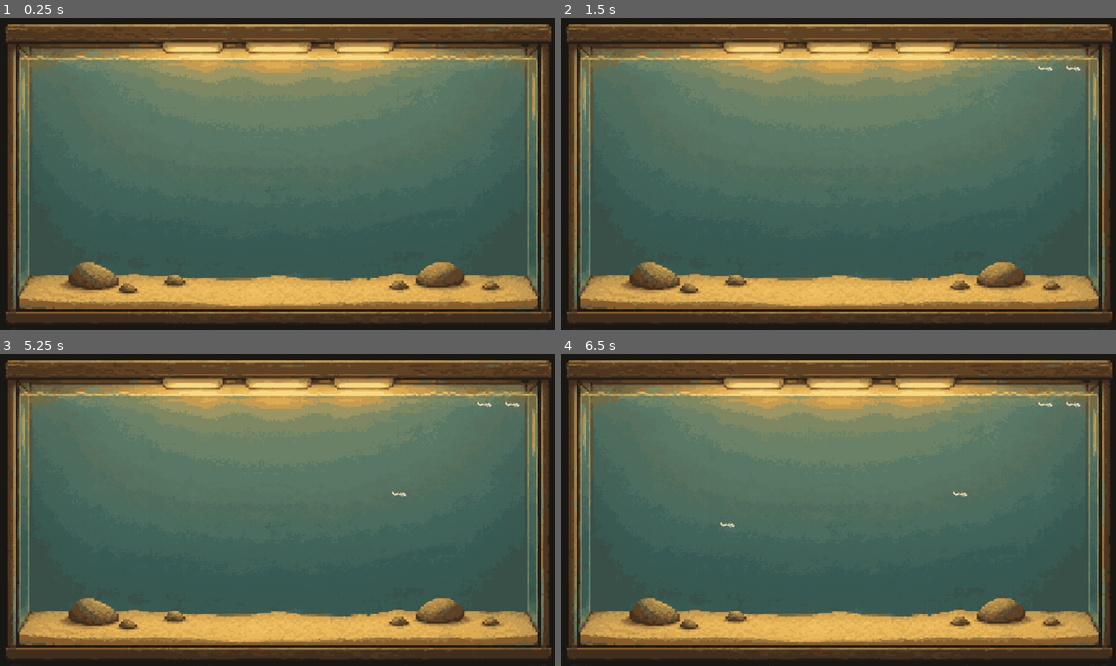
Above: before the commit, frames 1-4 (two rows, left to right).
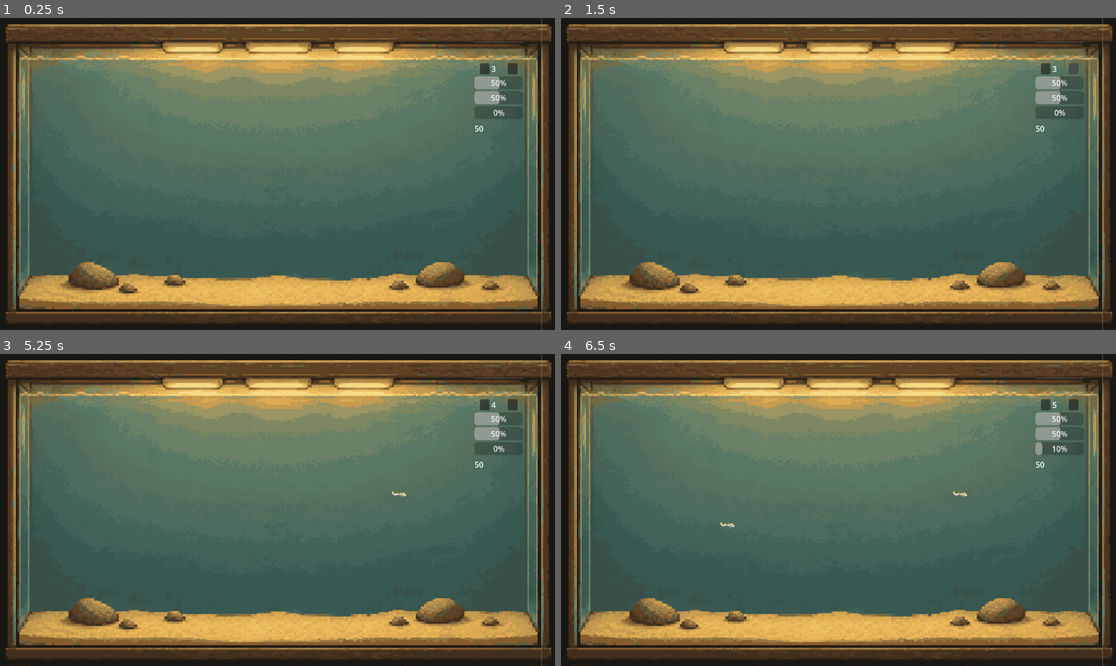
Above: after the commit, the same moments.

Repository: zechary28/ecoquarium
Game: Godot game, scene res://main.tscn
Same seed, same stepped clock (60 frames per second), same inputs: the game is played once before the commit and once after it. The engine's default icon, where the game draws it, is replaced by a stand-in: a white triangle on a blue panel in a dark square.
Inputs (mouse positions are in pixels of both pictures, inside the frame that each line leads up to):
- Up to frame 1 (0.25 s): no input
- Up to frame 2 (1.5 s): click (1043, 67) at 0.52 s; click (1071, 67) at 1.27 s
- Up to frame 3 (5.25 s): click (482, 403) at 2.02 s; click (510, 403) at 2.77 s; click (482, 403) at 3.52 s; click (510, 403) at 4.27 s; tap Enter at 5 s; move the mouse to (399, 494) at 5.02 s; click (399, 494) at 5.17 s
- Up to frame 4 (6.5 s): tap Space at 5.75 s; move the mouse to (727, 525) at 5.77 s; click (727, 525) at 5.92 s

The runs differ from the first frame. In frame 1, 1.2% of the frame differs, in the area x 85-98%, y 0-100%; in frame 2, 1.2%; in frame 3, 1.2%; in frame 4, 1.2%.

Commit message:
Add aquarium stats display on sidebar

Diff:
--- a/main.tscn
+++ b/main.tscn
@@ -5,6 +5,7 @@
 [ext_resource type="PackedScene" uid="uid://b3o428sc2001b" path="res://entities/plants/plant.tscn" id="3_1bvp3"]
 [ext_resource type="PackedScene" uid="uid://bp8fhnw4s034f" path="res://effects/food_effect.tscn" id="4_lquwl"]
 [ext_resource type="PackedScene" uid="uid://ci40ciwsctwyq" path="res://scenes/entity_container.tscn" id="6_7mycd"]
+[ext_resource type="PackedScene" uid="uid://cdqvm26tc1wse" path="res://scenes/sidebar.tscn" id="6_272bh"]
 
 [node name="Main" type="Node2D" unique_id=451013774]
 script = ExtResource("1_0xm2m")
@@ -15,3 +16,22 @@
 [node name="EffectContainer" type="Node2D" parent="." unique_id=760876588]
 
 [node name="EntityContainer" parent="." unique_id=464139563 instance=ExtResource("6_7mycd")]
+
+[node name="Container" type="HBoxContainer" parent="." unique_id=850596568]
+offset_right = 1149.0
+offset_bottom = 654.0
+alignment = 2
+
+[node name="MarginContainer" type="MarginContainer" parent="Container" unique_id=1583922561]
+layout_mode = 2
+theme_override_constants/margin_left = 10
+theme_override_constants/margin_top = 10
+theme_override_constants/margin_right = 10
+theme_override_constants/margin_bottom = 10
+
+[node name="Sidebar" parent="Container/MarginContainer" unique_id=1907890047 instance=ExtResource("6_272bh")]
+layout_mode = 2
+
+[node name="VSeparator" type="VSeparator" parent="Container" unique_id=792658444]
+custom_minimum_size = Vector2(50, 0)
+layout_mode = 2
--- a/scenes/sidebar.tscn
+++ b/scenes/sidebar.tscn
@@ -12,17 +12,25 @@
 grow_vertical = 2
 script = ExtResource("1_iqt6p")
 
+[node name="HSeparator" type="HSeparator" parent="." unique_id=1710323326]
+custom_minimum_size = Vector2(0, 80)
+layout_mode = 2
+
 [node name="LightBar" type="HBoxContainer" parent="." unique_id=1216593003]
 layout_mode = 2
+alignment = 1
 script = ExtResource("2_rx5q4")
 
 [node name="ButtonDown" type="Button" parent="LightBar" unique_id=2131144843]
+custom_minimum_size = Vector2(20, 0)
 layout_mode = 2
 
 [node name="Label" type="Label" parent="LightBar" unique_id=1954008838]
+custom_minimum_size = Vector2(30, 0)
 layout_mode = 2
 
 [node name="ButtonUp" type="Button" parent="LightBar" unique_id=1913447378]
+custom_minimum_size = Vector2(20, 0)
 layout_mode = 2
 
 [node name="ProgressBarO2" type="ProgressBar" parent="." unique_id=823373555]
--- a/ui/light_bar.gd
+++ b/ui/light_bar.gd
@@ -4,17 +4,18 @@
 
 # Called when the node enters the scene tree for the first time.
 func _ready() -> void:
-	pass # Replace with function body.
-
+	$Label.text = str(Aquarium.lightLevel)
 
 # Called every frame. 'delta' is the elapsed time since the previous frame.
 func _process(delta: float) -> void:
 	pass
 
-func _on_button_down_pressed() -> void:
+func _on_button_up_pressed() -> void:
 	Aquarium.lightLevel = min(5, Aquarium.lightLevel + 1)
+	$Label.text = str(Aquarium.lightLevel)
 	print("Light level increased to: %d" % Aquarium.lightLevel)
 
-func _on_button_up_pressed() -> void:
+func _on_button_down_pressed() -> void:
 	Aquarium.lightLevel = max(0, Aquarium.lightLevel - 1)
+	$Label.text = str(Aquarium.lightLevel)
 	print("Light level decreased to: %d" % Aquarium.lightLevel)
--- a/ui/sidebar.gd
+++ b/ui/sidebar.gd
@@ -1,3 +1,5 @@
+extends VBoxContainer
+
 signal fish_purchase_requested
 
 func _ready() -> void:
@@ -6,6 +8,10 @@
 			#button.purchase_requested.connect(_on_purchase_requested)
 	Aquarium.stats_changed.connect(_on_stats_changed)
 	Aquarium.cash_changed.connect(_on_cash_changed)
+	$ProgressBarO2.value = Aquarium.O2Level
+	$ProgressBarCO2.value = Aquarium.CO2Level
+	$ProgressBarFood.value = Aquarium.FoodLevel
+	$LabelMoney.text = str(Aquarium.Money)
 
 func _on_purchase_requested(species: FishSpecies) -> void:
 	fish_purchase_requested.emit(species)
@@ -16,4 +22,4 @@
 	$ProgressBarFood.value = Aquarium.FoodLevel
 
 func _on_cash_changed() -> void:
-	$LabelMoney.value = Aquarium.Money
+	$LabelMoney.text = str(Aquarium.Money)
